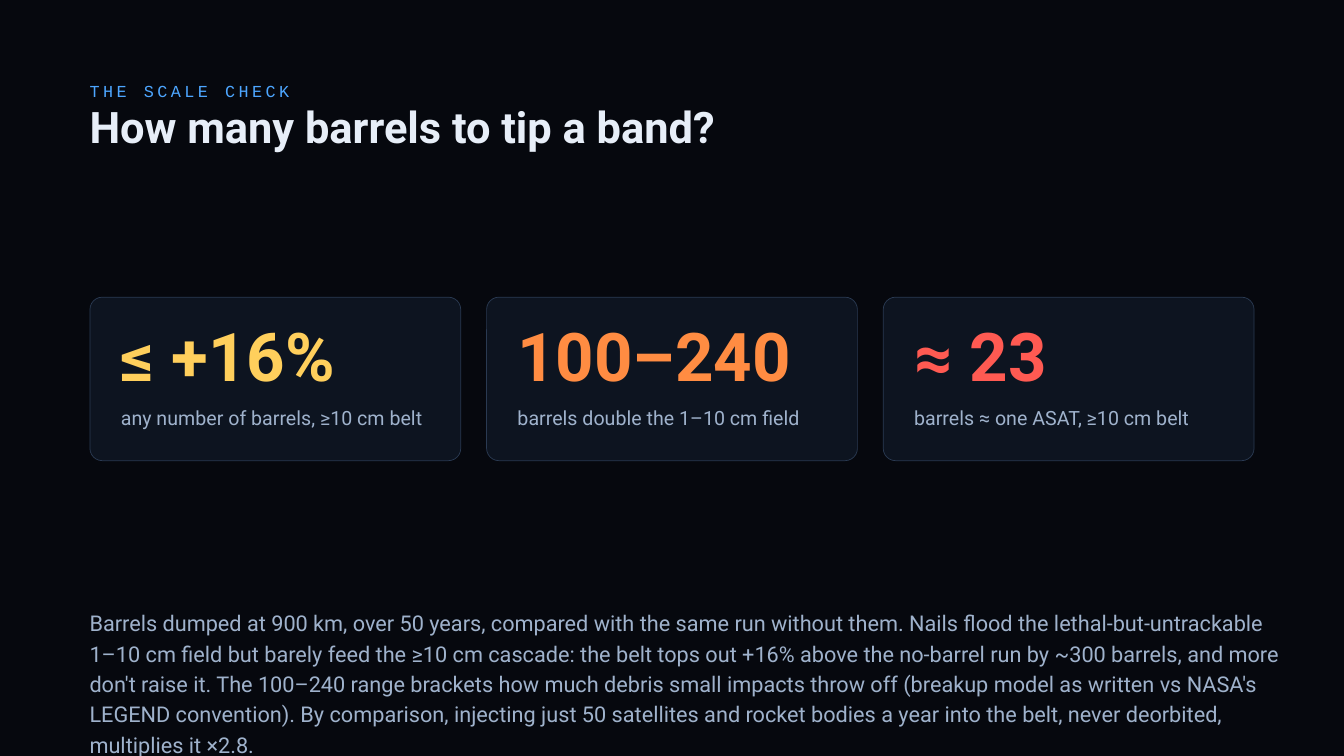
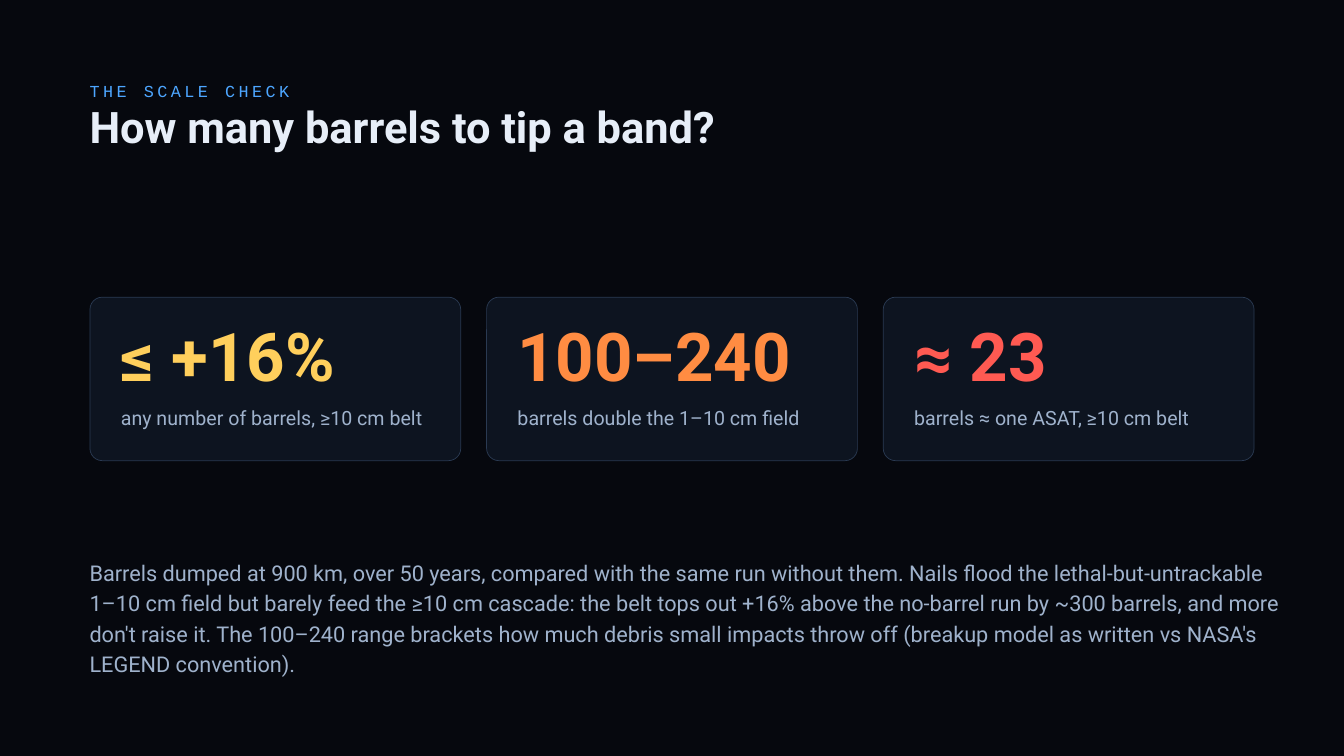
Before and after one commit to TimKadyrov/DebrisCascade, a slide deck: slide 11 of Barrel of Nails — Kessler Study.pptx. Drawn at 1344x756 pixels with LibreOffice and Linux fonts; fonts in the diff are those of the drawing. Boxes give left, top, right and bottom in pixels: in the first picture for what was removed or moved away, otherwise in the second. Text is boxed around its words. In the diff, an @@ line names an element or a change of style, - is before the commit and + after.

```diff
--- a/Barrel of Nails — Kessler Study.pptx
+++ b/Barrel of Nails — Kessler Study.pptx
@@ text at [90, 564, 1279, 677]: text changed @@
-Barrels dumped at 900 km, over 50 years, compared with the same run without them. Nails flood the lethal-but-untrackable 1–10 cm field but barely feed the ≥10 cm cascade: the belt tops out +16% above the no-barrel run by ~300 barrels, and more don't raise it. The 100–240 range brackets how much debris small impacts throw off (breakup model as written vs NASA's LEGEND convention). By comparison, injecting just 50 satellites and rocket bodies a year into the belt, never deorbited, multiplies it ×2.8.
+Barrels dumped at 900 km, over 50 years, compared with the same run without them. Nails flood the lethal-but-untrackable 1–10 cm field but barely feed the ≥10 cm cascade: the belt tops out +16% above the no-barrel run by ~300 barrels, and more don't raise it. The 100–240 range brackets how much debris small impacts throw off (breakup model as written vs NASA's LEGEND convention).
```
Also in this commit, not shown: 11 other slides changed, 6 other files.
